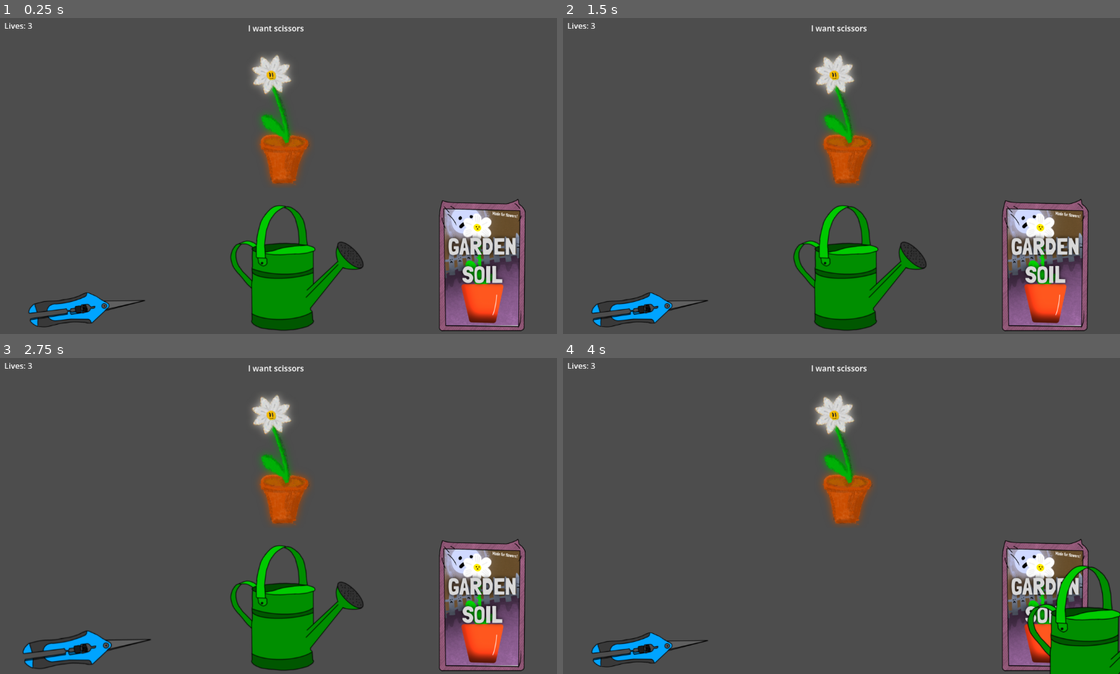
Above: before the commit, frames 1-4 (two rows, left to right).
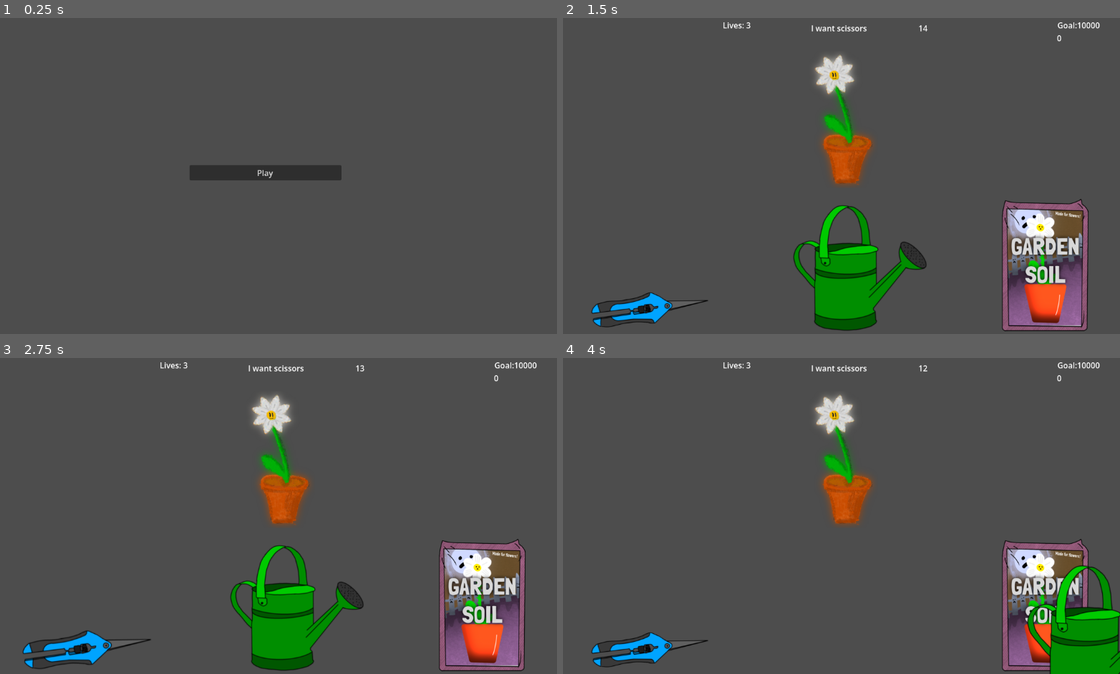
Above: after the commit, the same moments.

Repository: Alafandri/StardanceProject
Game: Godot game, scene res://Menu.tscn
The game is run twice, just before and just after one commit, with the same random seed, the same clock (stepped at 60 frames per second) and the same inputs. Before the commit the project starts from res://main.tscn. The engine's default icon, where the game draws it, is replaced by a stand-in: a white triangle on a blue panel in a dark square.
Inputs (mouse positions are in pixels of both pictures, inside the frame that each line leads up to):
- Up to frame 1 (0.25 s): no input
- Up to frame 2 (1.5 s): click (830, 172) at 0.5 s, where only the run after the commit has a clickable "Play"; tap Enter at 1.25 s; move the mouse to (958, 157) at 1.27 s; hold Right from 1.28 s (still down); tap Alt at 1.35 s; click (958, 157) at 1.42 s
- Up to frame 3 (2.75 s): release Right at 2 s; tap Space at 2 s; drag from (155, 528) to (89, 648) at 2.02 s
- Up to frame 4 (4 s): tap Enter at 2.75 s; move the mouse to (891, 443) at 2.77 s; hold Right 2.78-3.5 s; tap Alt at 2.85 s; tap Space at 3.5 s; drag from (808, 579) to (1047, 604) at 3.52 s

The runs differ from the first frame. In frame 1, 14% of the frame differs, in the area x 0-95%, y 1-100%; in frame 2, 0.2%; in frame 3, 0.2%; in frame 4, 0.2%.

Commit message:
Gameplay loop

Diff:
--- /dev/null
+++ b/Menu.tscn
@@ -0,0 +1,15 @@
+[gd_scene format=3 uid="uid://duvmm30tkxrtb"]
+
+[ext_resource type="Script" uid="uid://0mdoohx6p86y" path="res://playbutton.gd" id="1_uubjt"]
+
+[node name="Menu" type="Node2D" unique_id=352187032]
+
+[node name="Button" type="Button" parent="." unique_id=1390179516]
+offset_left = 412.0
+offset_top = 307.0
+offset_right = 718.0
+offset_bottom = 338.0
+text = "Play"
+script = ExtResource("1_uubjt")
+
+[connection signal="pressed" from="Button" to="Button" method="_on_pressed"]
--- a/flower.gd
+++ b/flower.gd
@@ -6,21 +6,40 @@
 var lives: int = 3
 var current_request: String = ""
 
+var score = 0
+var goal = 1000 #original is 10000
+
+var time: float = 5.0
+
 func _process(_delta: float) -> void:
 	$"../Lives".text = "Lives: " + str(lives)
 
-	if lives <= 0:
-		print("game over")
+	$"../Score".text = str(score)
 
+	if $"../Timer/Timer".time_left > 0:
+		$"../Timer".text = str(snapped($"../Timer/Timer".time_left, 1))
+
+	if score >= goal:
+		$"../Victory".visible = true
 		for stuff in $"..".get_children():
-			if stuff.name != "Game over":
+			if stuff.name != "Victory":
 				stuff.visible = false
 
-		$"../Game over".visible = true
-		set_process(false)
 
 func _ready() -> void:
+	$"../Timer/Timer".timeout.connect(_on_timer_timeout)
 	random_text()
+
+func trigger_game_over() -> void:
+	for stuff in $"..".get_children():
+		if stuff.name != "Game over":
+			stuff.visible = false
+
+	$"../Game over".visible = true
+	set_process(false)
+
+func _on_timer_timeout() -> void:
+	trigger_game_over()
 
 func _on_area_2d_area_entered(area: Area2D) -> void:
 	if tween and tween.is_running():
@@ -31,8 +50,8 @@
 
 	var parent = area.get_parent()
 	if parent and parent.has_signal("_signal"):
-		if not parent._signal.is_connected(_on_scissors_triggered):
-			parent._signal.connect(_on_scissors_triggered)
+		if not parent._signal.is_connected(_on_triggered):
+			parent._signal.connect(_on_triggered)
 
 func _on_area_2d_area_exited(area: Area2D) -> void:
 	if tween2 and tween2.is_running():
@@ -43,18 +62,20 @@
 
 	var parent = area.get_parent()
 	if parent and parent.has_signal("_signal"):
-		if parent._signal.is_connected(_on_scissors_triggered):
-			parent._signal.disconnect(_on_scissors_triggered)
+		if parent._signal.is_connected(_on_triggered):
+			parent._signal.disconnect(_on_triggered)
 
-func _on_scissors_triggered(tool_name: String) -> void:
-	print("Used tool: ", tool_name)
-
+func _on_triggered(tool_name: String) -> void:
 	if tool_name == current_request:
-		print("Correct!")
+		var new_time = $"../Timer/Timer".wait_time - 0.5
+		$"../Timer/Timer".wait_time = max(5.0, new_time)
+		$"../Timer/Timer".start()
 		random_text()
+		score += 100
 	else:
-		print("Wrong!")
 		lives -= 1
+		if lives <= 0:
+			trigger_game_over()
 
 func random_text() -> void:
 	var random_pick = randi_range(1, 3)
--- a/main.tscn
+++ b/main.tscn
@@ -13,6 +13,7 @@
 
 [node name="Text" parent="." unique_id=683670845 instance=ExtResource("2_0xm2m")]
 visible = false
+z_index = 10
 position = Vector2(573, 289)
 scale = Vector2(3.52, 1.3599988)
 
@@ -40,12 +41,11 @@
 horizontal_alignment = 1
 
 [node name="Lives" type="Label" parent="." unique_id=1794794917]
-offset_left = -64.0
-offset_top = 14.0
-offset_right = 200.0
-offset_bottom = 37.0
+offset_left = 352.0
+offset_top = 13.0
+offset_right = 507.0
+offset_bottom = 36.0
 text = "Lives: "
-horizontal_alignment = 1
 
 [node name="Game over" type="Label" parent="." unique_id=589942671]
 visible = false
@@ -55,3 +55,37 @@
 offset_bottom = 436.0
 text = "GAME OVER!"
 label_settings = SubResource("LabelSettings_lquwl")
+
+[node name="Timer" type="Label" parent="." unique_id=1077793520]
+offset_left = 746.0
+offset_top = 19.0
+offset_right = 886.0
+offset_bottom = 42.0
+text = "Time:"
+
+[node name="Timer" type="Timer" parent="Timer" unique_id=1742767409]
+wait_time = 15.0
+autostart = true
+
+[node name="Score" type="Label" parent="." unique_id=351929687]
+offset_left = 1025.0
+offset_top = 39.0
+offset_right = 1146.0
+offset_bottom = 62.0
+text = "SCOREL: 0"
+
+[node name="Goal" type="Label" parent="." unique_id=2091708241]
+offset_left = 1026.0
+offset_top = 13.0
+offset_right = 1121.0
+offset_bottom = 36.0
+text = "Goal:10000"
+
+[node name="Victory" type="Label" parent="." unique_id=572197134]
+visible = false
+offset_left = 272.0
+offset_top = 248.0
+offset_right = 926.0
+offset_bottom = 397.0
+text = "VICTORY!!!!!"
+label_settings = SubResource("LabelSettings_lquwl")
--- /dev/null
+++ b/playbutton.gd
@@ -0,0 +1,10 @@
+extends Button
+
+@export_file("*.tscn") var target_scene: String = "res://main.tscn"
+
+func _ready() -> void:
+	pass
+
+func _on_pressed() -> void:
+	if target_scene != "":
+		get_tree().change_scene_to_file(target_scene)
--- a/project.godot
+++ b/project.godot
@@ -11,8 +11,8 @@
 [application]
 
 config/name="StardanceProject"
-run/main_scene="uid://b4rdlxrxcbd20"
-config/features=PackedStringArray("4.6", "Forward Plus")
+run/main_scene="uid://duvmm30tkxrtb"
+config/features=PackedStringArray("4.7", "Forward Plus")
 config/icon="res://icon.svg"
 
 [editor_plugins]
Not shown, added: playbutton.gd.uid
